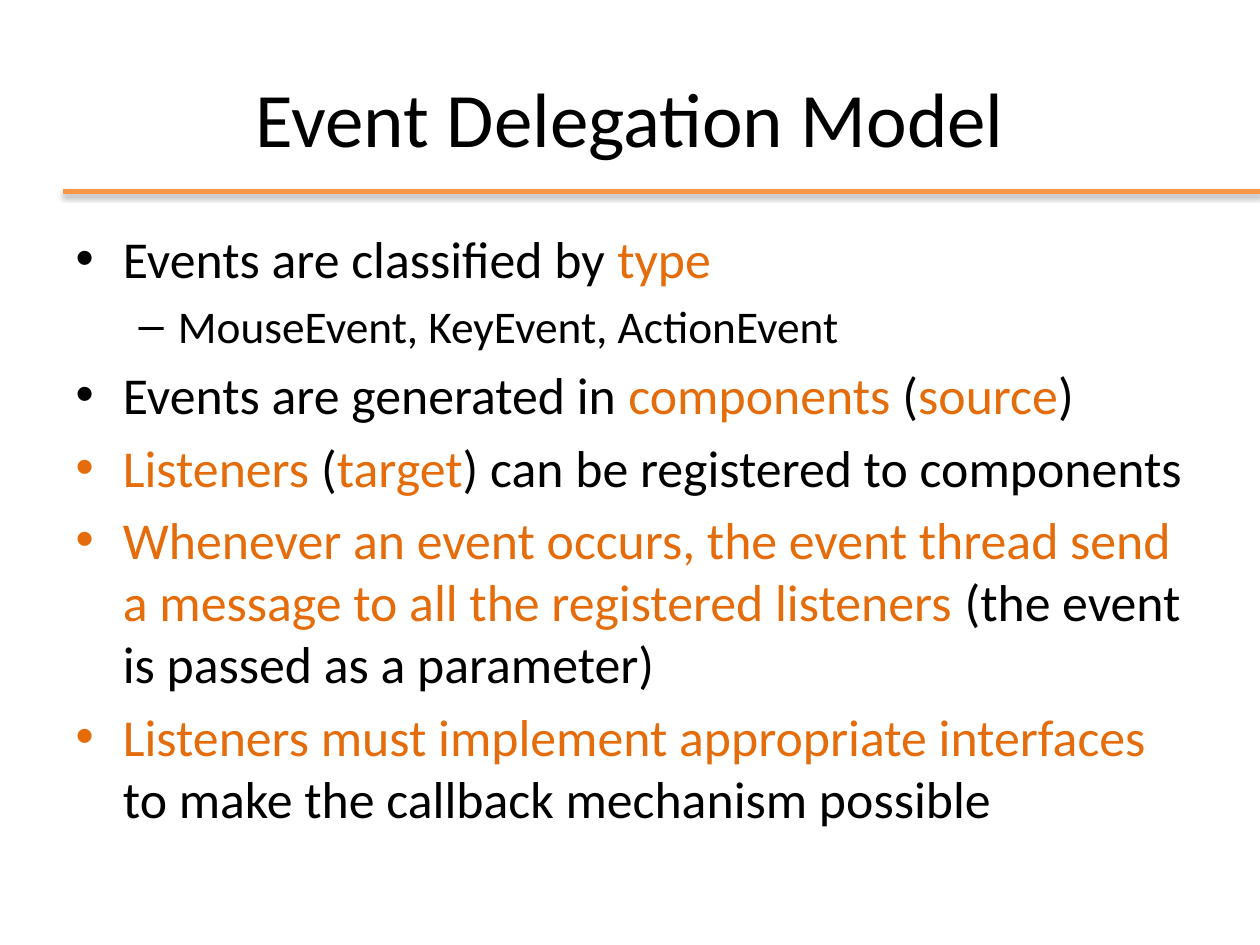
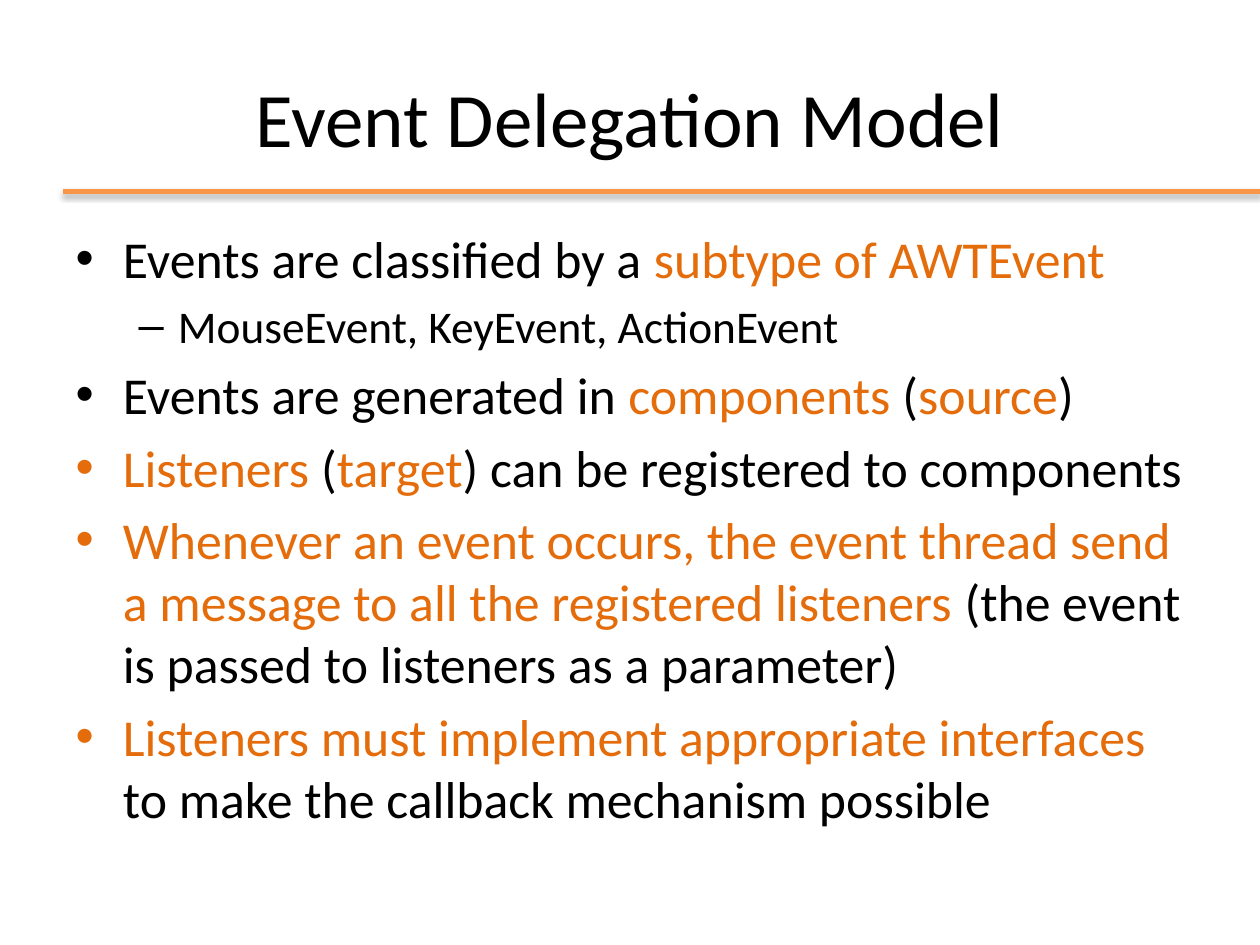
Before and after one commit to Andrea99-beep/ooprogramming, a slide deck: slide 45 of slides/ppt/07_Swing.pptx. Drawn at 1260x945 pixels with LibreOffice and Linux fonts; fonts in the diff are those of the drawing; background and template pictures are left out. Boxes give left, top, right and bottom in pixels: in the first picture for what was removed or moved away, otherwise in the second. Text is boxed around its words. In the diff, an @@ line names an element or a change of style, - is before the commit and + after.

```diff
--- a/slides/ppt/07_Swing.pptx
+++ b/slides/ppt/07_Swing.pptx
@@ text at (x1=123, y1=242, x2=1105, y2=287): text changed @@
-• Events are classified by type
+• Events are classified by a subtype of AWTEvent
@@ text at (x1=123, y1=523, x2=1180, y2=692): text changed @@
-• Whenever an event occurs, the event thread send a message to all the registered listeners (the event is passed as a parameter)
+• Whenever an event occurs, the event thread send a message to all the registered listeners (the event is passed to listeners as a parameter)
```
Also in this commit, not shown: 28 other slides changed, 1 slide removed, 13 other files.
